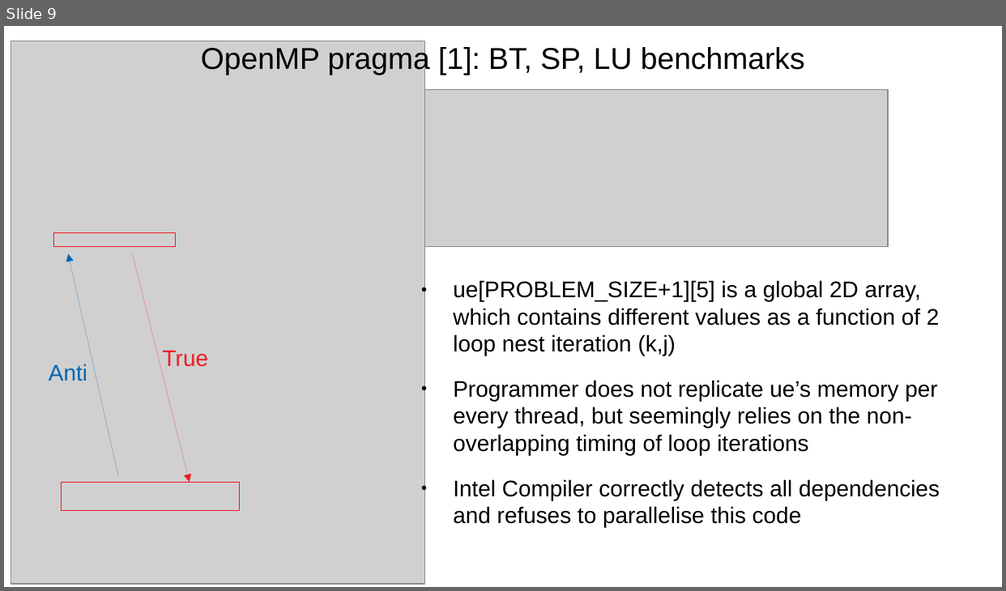
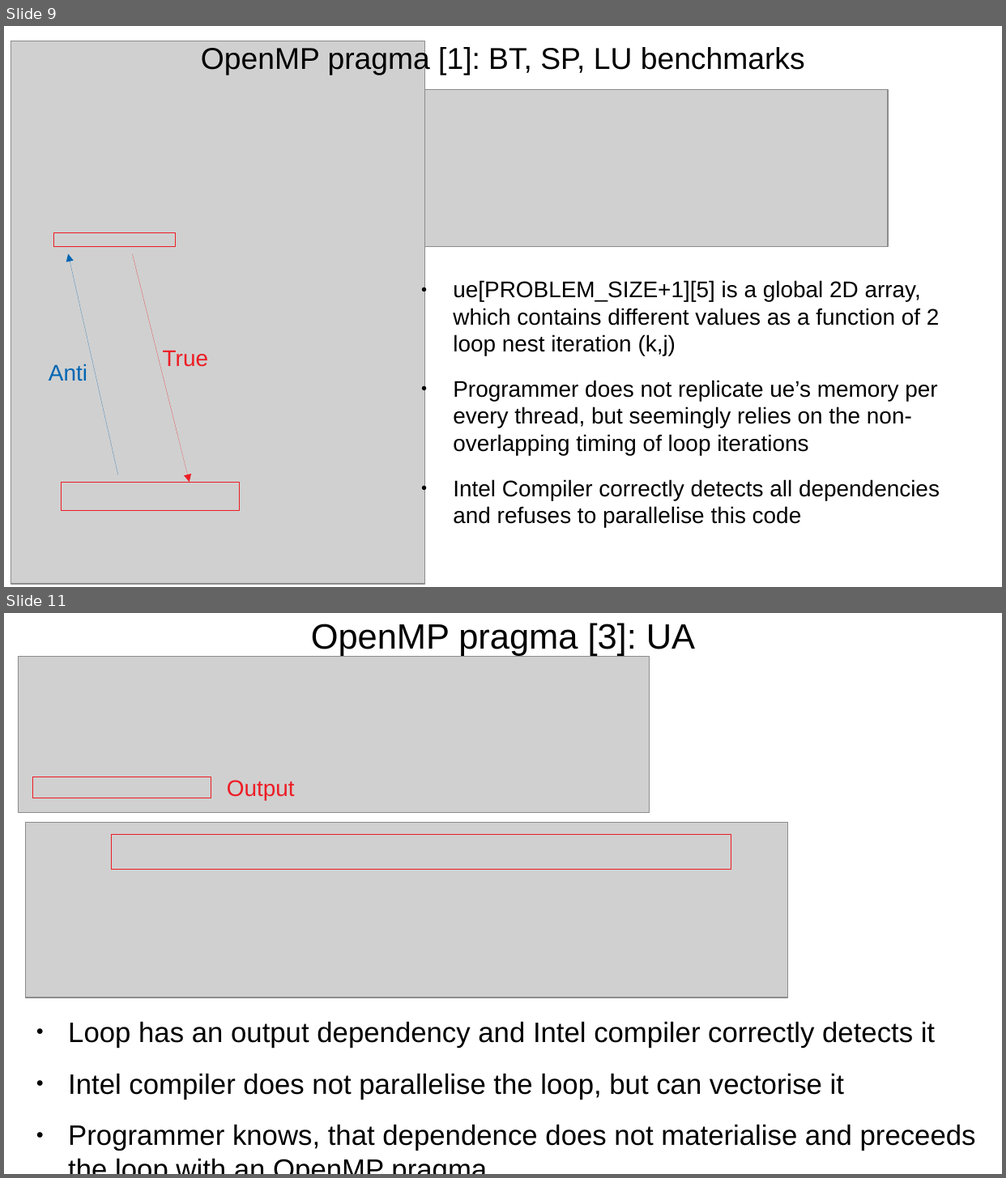
Before and after one commit to harel-coffee/PParMetrics-auto, a slide deck: PPar_lunch_talk/Learning_Loop_Parallelisability.odp. Shown one above the other, each under a label of ours: slide 9 before the commit, slides 9 and 11 after it; the slides between them are not shown. The pictures are 1006x591 and 1006x1178 pixels, drawn with LibreOffice and Linux fonts; fonts in the diff are those of the drawing; grey boxes stand for pictures. Boxes give left, top, right and bottom in pixels: in the first picture for what was removed or moved away, otherwise in the second. Text is boxed around its words. In the diff, an @@ line names an element or a change of style, - is before the commit and + after.

```diff
--- a/PPar_lunch_talk/Learning_Loop_Parallelisability.odp
+++ b/PPar_lunch_talk/Learning_Loop_Parallelisability.odp
@@ slide 11 added at [4, 613, 1002, 1174], background #FFFFFF @@
@@ title added at [311, 623, 695, 656], 28 pt, text #000000 @@
+OpenMP pragma [3]: UA
@@ picture added at [19, 657, 650, 812] @@
@@ rectangle added at [32, 777, 211, 798], outline #ED1C24 0.28 pt @@
@@ text added at [227, 780, 295, 801], 18 pt, text #ED1C24 @@
+Output
@@ picture added at [26, 822, 789, 998] @@
@@ rectangle added at [111, 834, 731, 869], outline #ED1C24 0.28 pt @@
@@ text added at [68, 1021, 976, 1151], 22.4 pt, text #000000 @@
+● Loop has an output dependency and Intel compiler correctly detects it
+● Intel compiler does not parallelise the loop, but can vectorise it
+● Programmer knows, that dependence does not materialise and preceeds the loop with an OpenMP pragma
```
Also in this commit, not shown: 1 slide changed, 1 other slide added, 5 other files.
